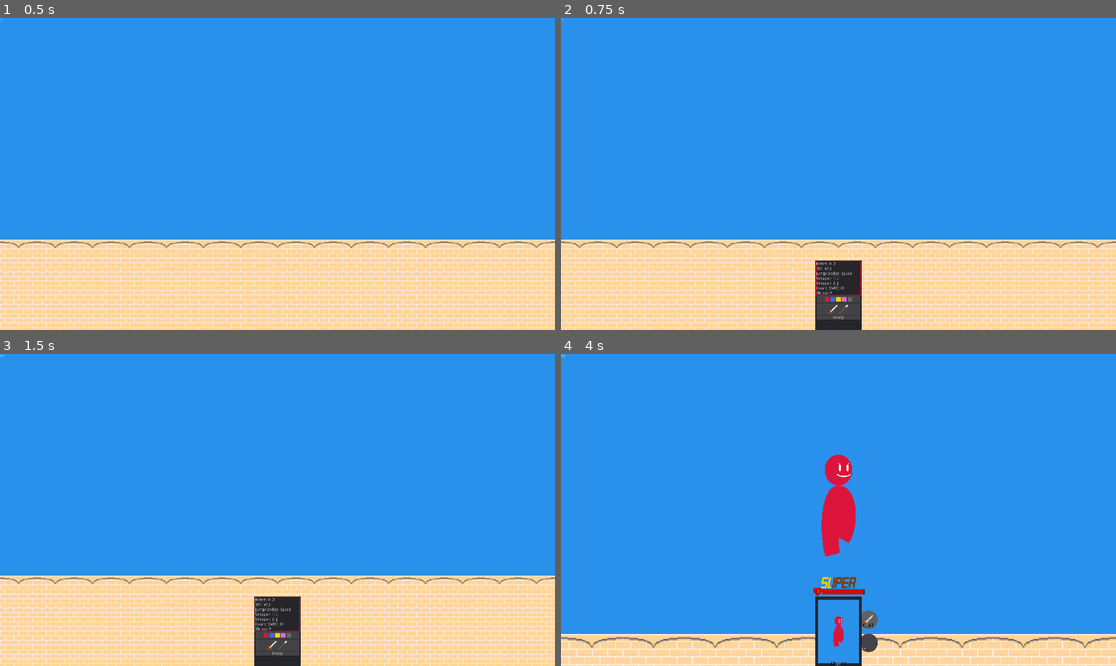
Above: before the commit, frames 1-4 (two rows, left to right).
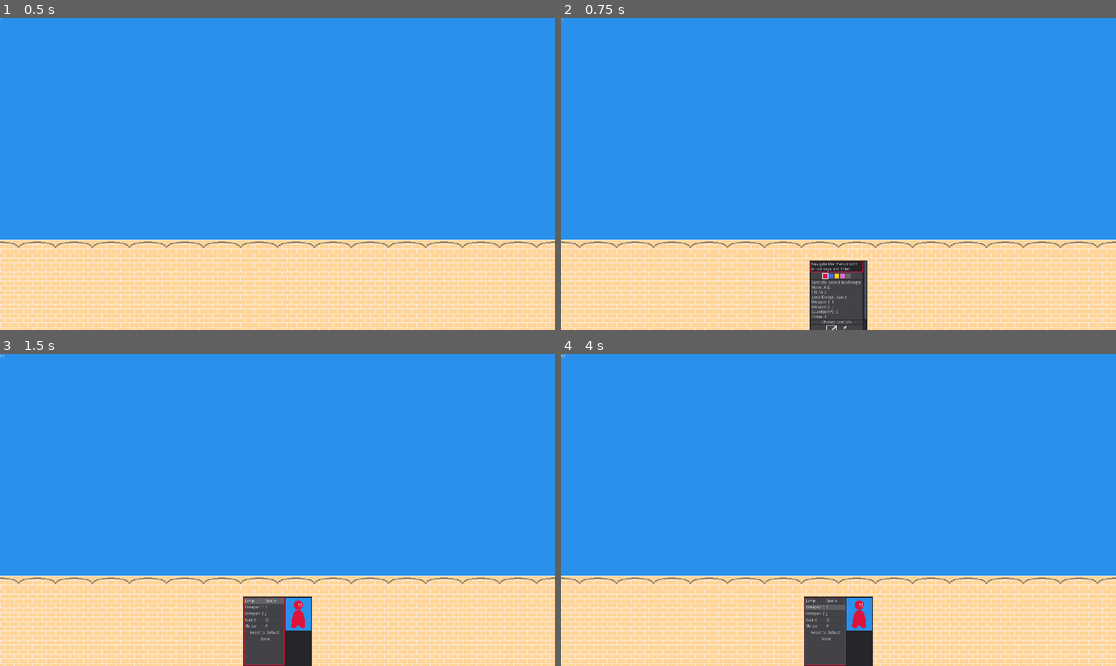
Above: after the commit, the same moments.

Repository: Essojadojef/offhand-champion
Game: Godot game, scene res://fight_gui.tscn
Two runs of this game, one before a commit and one after it. Both use one fixed random seed, a clock stepped at 60 frames per second and the inputs below. The engine's default icon, where the game draws it, is replaced by a stand-in: a white triangle on a blue panel in a dark square.
Inputs (mouse positions are in pixels of both pictures, inside the frame that each line leads up to):
- Up to frame 1 (0.5 s): no input
- Up to frame 2 (0.75 s): tap Enter at 0.5 s; move the mouse to (960, 158) at 0.52 s; hold Right (ui_right) from 0.53 s (still down); tap P at 0.6 s; click (960, 158) at 0.67 s
- Up to frame 3 (1.5 s): tap Space at 0.77 s; release Right (ui_right) at 1.25 s; click (277, 659) at 1.25 s, where only the run after the commit has a clickable "Change Controls"
- Up to frame 4 (4 s): click (838, 653) at 2 s, where only the run before the commit has a clickable "Ready"; move the mouse to (727, 525) at 2.77 s; hold Down (ui_down) 2.78-3.53 s; tap I at 2.85 s; tap Space at 3.02, 3.5 s; move the mouse to (894, 441) at 3.52 s; hold Right (ui_right) from 3.53 s (still down); tap J at 3.6 s

Frame 1 is identical in both runs. In frame 2, 1.5% of the frame differs, in the area x 44-56%, y 77-100%; in frame 3, 2.2%; in frame 4, 25%, in the area x 0-100%, y 32-100%.
Error before the commit: Attempt to call function 'get_child_count' in base 'null instance' on a null instance. (res://ui/h_selector.gd:37)

Commit message:
WIP Changes to player setup panel.
Changed the node structure. Added player settings.

Diff:
--- a/fight_gui.tscn
+++ b/fight_gui.tscn
@@ -15,6 +15,7 @@
 	setup_panel.connect(\"player_ready\", self, \"_on_player_ready\", [controller, setup_panel])
 
 	$PlayerPanels.add_child(setup_panel)
+	setup_panel.grab_controller_focus()
 
 func _on_player_ready(controller: Globals.Player, setup_panel: Control):
 
--- a/ui/player_setup_panel.tscn
+++ b/ui/player_setup_panel.tscn
@@ -1,6 +1,7 @@
-[gd_scene load_steps=9 format=2]
+[gd_scene load_steps=20 format=2]
 
 [ext_resource path="res://ui/h_selector.gd" type="Script" id=1]
+[ext_resource path="res://weapon_masters/player/player.tscn" type="PackedScene" id=2]
 
 [sub_resource type="GDScript" id=1]
 script/source = "extends Control
@@ -9,29 +10,86 @@
 
 var controller : Globals.Player
 
+
+func grab_controller_focus():
+	show_main()
+
+
+func _on_ColorSelection_value_changed(value):
+	controller.color = Globals.colors[value]
+
+func _on_Weapon1Selection_value_changed(value):
+	var container = $Main/Scroll/VBox/Weapon1Selection/HBox
+	var id = container.get_child(value).get_meta(\"id\")
+	controller.match_settings.weapon1 = id
+
+
+
+func _on_ReadyButton_pressed():
+	emit_signal(\"player_ready\")
+
+
+
+
+
+
+func _on_ChangeControls_pressed():
+	show_settings()
+
+func _on_Settings_done():
+	show_main()
+
+
+func show_main():
+	$Main.show()
+	$Settings.hide()
+
+	controller.focus = $Main/VBox.get_child(0)
+	controller.emit_signal(\"focus_changed\")
+
+func show_settings():
+	$Main.hide()
+	$Settings.show()
+
+	controller.focus = $Settings/Tree
+	controller.emit_signal(\"focus_changed\")
+"
+
+[sub_resource type="StyleBoxFlat" id=18]
+content_margin_left = 4.0
+content_margin_right = 4.0
+content_margin_top = 4.0
+content_margin_bottom = 4.0
+bg_color = Color( 0.145098, 0.145098, 0.164706, 1 )
+
+[sub_resource type="GDScript" id=3]
+script/source = "extends ScrollContainer
+
+onready var controller = get_parent().controller
+
 func _ready():
-	controller.focus = $Scroll/VBox.get_child(0)
-	controller.connect(\"focus_changed\", self, \"_on_focus_changed\")
+	controller.connect(\"focus_changed\", self, \"_on_focus_changed\", [], CONNECT_DEFERRED)
 
 	# display controls
-	$Scroll/VBox/Controls.text = (
+	$VBox/Controls.text = (
+		\"Controls (select to change)\\n\" +
 		\"Move: \" + get_directional_input_name(0) + \"\\n\" +
 		\"Tilt: \" + get_directional_input_name(1) + \"\\n\" +
-		\"Jump/Dodge: \" + list_buttons(controller.button_settings.jump) + \"\\n\" +
-		\"Weapon 1: \" + list_buttons(controller.button_settings.weapon_1) + \"\\n\" +
-		\"Weapon 2: \" + list_buttons(controller.button_settings.weapon_2) + \"\\n\" +
-		#\"Item: \" + list_buttons(controller.button_settings.item) + \"\\n\" +
-		\"Guard [WIP]: \" + list_buttons(controller.button_settings.guard) + \"\\n\" +
-		\"Throw: \" + list_buttons(controller.button_settings.throw))
+		\"Jump/Dodge: \" + controller.list_buttons(\"jump\") + \"\\n\" +
+		\"Weapon 1: \" + controller.list_buttons(\"weapon_1\") + \"\\n\" +
+		\"Weapon 2: \" + controller.list_buttons(\"weapon_2\") + \"\\n\" +
+		#\"Item: \" + controller.list_buttons(\"item\") + \"\\n\" +
+		\"Guard [WIP]: \" + controller.list_buttons(\"guard\") + \"\\n\" +
+		\"Throw: \" + controller.list_buttons(\"throw\"))
 
 	# color selection
 	for i in Globals.colors:
 		var node = ColorRect.new()
 		node.color = i
 		node.rect_min_size = Vector2(16, 16)
-		$Scroll/VBox/ColorSelection/HBox.add_child(node)
-
-	$Scroll/VBox/ColorSelection.value = Globals.colors.find(controller.color)
+		$VBox/ColorSelection/HBox.add_child(node)
+
+	$VBox/ColorSelection.value = Globals.colors.find(controller.color)
 
 	# weapon selection
 	var min_level = WeaponResource.Level.FLIMSY
@@ -46,111 +104,68 @@
 		node.texture = Globals.get_weapon(i).icon
 		node.rect_min_size = Vector2(16, 16)
 		node.set_meta(\"id\", i)
-		$Scroll/VBox/Weapon1Selection/HBox.add_child(node)
+		$VBox/Weapon1Selection/HBox.add_child(node)
 
 	controller.match_settings.weapon1 = \"sword\"
-
-func _on_focus_changed(new_focus: Control):
-	#$Scroll.set_v_scroll(new_focus.rect_position.y)
-	pass
-
-
 
 func get_directional_input_name(axis: int) -> String:
 	if controller.keyboard:
-		var settings = controller.button_settings
 		return \"%s %s\" % [
-			list_buttons(settings.left if axis == 0 else settings.up),
-			list_buttons(settings.right if axis == 0 else settings.down)]
+		controller.list_buttons(\"left\" if axis == 0 else \"up\"),
+		controller.list_buttons(\"right\" if axis == 0 else \"down\")]
 	else:
-		var settings = controller.stick_settings
-		match (settings.stick_x if axis == 0 else settings.stick_y):
-			JOY_ANALOG_LX: return \"Left Stick L/R\"
-			JOY_ANALOG_LY: return \"Left Stick U/D\"
-			JOY_ANALOG_RX: return \"Right Stick L/R\"
-			JOY_ANALOG_RY: return \"Right Stick U/D\"
-			JOY_ANALOG_L2: return \"Left Trigger\"
-			JOY_ANALOG_R2: return \"Right Trigger\"
-			_ : return \"?\"
-
-func list_buttons(array: Array):
-	if array.empty():
-		return \"None\"
-
-	var text = get_button_name(array[0])
-
-	for i in range(1, array.size()):
-		text += \"/\" + get_button_name(array[i])
-
-	return text
-
-func get_button_name(index: int) -> String:
-	if controller.keyboard:
-		return OS.get_scancode_string(index)
-
-	match index:
-		JOY_XBOX_B: return \"B\"
-		JOY_XBOX_A: return \"A\"
-		JOY_XBOX_X: return \"X\"
-		JOY_XBOX_Y: return \"Y\"
-		JOY_L: return \"LB\"
-		JOY_L2: return \"LT\"
-		JOY_L3: return \"Left Stick\"
-		JOY_R: return \"RB\"
-		JOY_R2: return \"RT\"
-		JOY_R3: return \"Right Stick\"
-		_ : return \"?\"
-
-func _on_ColorSelection_value_changed(value):
-	controller.color = Globals.colors[value]
-	$Scroll.update()
-
-func _on_Weapon1Selection_value_changed(value):
-	var container = $Scroll/VBox/Weapon1Selection/HBox
-	var id = container.get_child(value).get_meta(\"id\")
-	controller.match_settings.weapon1 = id
-
-
-
-func _on_ReadyButton_pressed():
-	emit_signal(\"player_ready\")
-
-
-
+		return controller.get_stick_axis_name(
+			controller.stick_settings.stick_x if axis == 0 else
+			controller.stick_settings.stick_y)
+
+
+
+func _on_focus_changed(new_focus: Control):
+	if is_a_parent_of(new_focus):
+		set_v_scroll(new_focus.rect_position.y - rect_size.y / 2)
 
 "
 
-[sub_resource type="GDScript" id=2]
-script/source = "extends ScrollContainer
+[sub_resource type="GDScript" id=4]
+script/source = "extends VBoxContainer
 
 func _ready():
-	#get_v_scrollbar().rect_min_size.x = 2
-	pass
+
+	#for i in get_child_count():
+	#	if i != 0:
+	#		var path = get_child(i).get_path_to(get_child(i - 1))
+	#		get_child(i).focus_neighbour_top = path
+	#
+	#	if i != get_child_count() -1:
+	#		var path = get_child(i).get_path_to(get_child(i + 1))
+	#		get_child(i).focus_neighbour_bottom = path
+
+	var nodes = get_children()
+	for i in range(-2, get_child_count() - 1):
+
+		var path = nodes[i].get_path_to(nodes[i - 1])
+		nodes[i].focus_neighbour_top = path
+
+		path = nodes[i].get_path_to(nodes[i + 1])
+		nodes[i].focus_neighbour_bottom = path
+
 "
 
-[sub_resource type="GDScript" id=3]
-script/source = "extends VBoxContainer
-
-func _ready():
-
-	for i in get_child_count():
-		if i != 0:
-			var path = get_child(i).get_path_to(get_child(i - 1))
-			get_child(i).focus_neighbour_top = path
-
-		if i != get_child_count() -1:
-			var path = get_child(i).get_path_to(get_child(i + 1))
-			get_child(i).focus_neighbour_bottom = path
-"
-
-[sub_resource type="StyleBoxFlat" id=4]
+[sub_resource type="StyleBoxFlat" id=17]
+content_margin_left = 2.0
+content_margin_right = 2.0
+content_margin_top = 2.0
+content_margin_bottom = 2.0
+bg_color = Color( 0.145098, 0.145098, 0.164706, 1 )
+
+[sub_resource type="StyleBoxFlat" id=8]
 content_margin_left = 2.0
 content_margin_right = 2.0
 content_margin_top = 2.0
 content_margin_bottom = 2.0
 bg_color = Color( 0.262745, 0.262745, 0.278431, 1 )
 
-[sub_resource type="StyleBoxFlat" id=5]
+[sub_resource type="StyleBoxFlat" id=9]
 bg_color = Color( 1, 1, 1, 1 )
 draw_center = false
 border_width_left = 2
@@ -163,11 +178,207 @@
 expand_margin_top = 2.0
 expand_margin_bottom = 2.0
 
+[sub_resource type="StyleBoxFlat" id=5]
+content_margin_left = 2.0
+content_margin_right = 2.0
+content_margin_top = 2.0
+content_margin_bottom = 2.0
+bg_color = Color( 0.262745, 0.262745, 0.278431, 1 )
+
 [sub_resource type="StyleBoxFlat" id=6]
 bg_color = Color( 0.6, 0.6, 0.6, 0.501961 )
 
 [sub_resource type="StyleBoxFlat" id=7]
 bg_color = Color( 0.6, 0.6, 0.6, 0.25098 )
+
+[sub_resource type="StyleBoxFlat" id=10]
+bg_color = Color( 0.145098, 0.145098, 0.164706, 1 )
+
+[sub_resource type="GDScript" id=11]
+script/source = "extends Control
+
+var controller
+
+signal done()
+
+func _enter_tree():
+	controller = get_parent().controller
+	$ViewportContainer/Viewport/Player.controller = controller
+	$Tree.connect(\"item_activated\", self, \"_on_item_activated\")
+
+	focus_mode = Control.FOCUS_ALL
+
+func _on_item_activated():
+	var selected_item = $Tree.get_selected()
+
+	if !(selected_item and selected_item.has_meta(\"function\")):
+		return
+
+	match selected_item.get_meta(\"function\"):
+		\"remove\":
+			var action = selected_item.get_meta(\"action\")
+			var button = selected_item.get_meta(\"button\")
+			controller.button_settings[action].erase(button)
+			$Tree.list_settings()
+
+		\"add\":
+			bind_input(selected_item.get_meta(\"action\"))
+
+		\"reset\":
+			pass
+		\"done\":
+			emit_signal(\"done\")
+
+
+func bind_input(action):
+	$Label.text = (
+		\"Press the button you want to bind to %s\" % action.capitalize())
+	$Label.show()
+	controller.focus = $Label
+
+	grab_focus()
+
+	while true:
+		var input_event = yield(self, \"gui_input\")
+
+		print(input_event)
+
+		if !input_event.pressed or input_event.echo:
+			continue
+
+		if controller.keyboard and input_event is InputEventKey:
+			controller.button_settings[action].append(input_event.scancode)
+			accept_event()
+			break
+
+		if !controller.keyboard and !(input_event is InputEventJoypadButton):
+			controller.button_settings[action].append(input_event.button_index)
+			accept_event()
+			break
+
+
+	$Label.hide()
+	controller.focus = $Tree
+
+	release_focus()
+
+	$Tree.list_settings()
+
+"
+
+[sub_resource type="StyleBoxFlat" id=12]
+bg_color = Color( 0.380392, 0.380392, 0.392157, 1 )
+
+[sub_resource type="StyleBoxFlat" id=16]
+bg_color = Color( 0.262745, 0.262745, 0.278431, 1 )
+
+[sub_resource type="GDScript" id=13]
+script/source = "extends Tree
+
+func _ready():
+	list_settings()
+
+func list_settings():
+	var controller = get_parent().controller
+	clear()
+
+	var root = create_item()
+
+	for action in [\"jump\", \"weapon_1\", \"weapon_2\", \"guard\", \"throw\"]:
+		var item = create_item(root)
+		item.collapsed = true
+
+		item.set_text(0, action.capitalize())
+		var buttons = \"\"
+
+		for button in controller.button_settings[action]:
+			var remove = create_item(item)
+			var button_name = OS.get_scancode_string(button)
+			buttons += button_name + \"/\"
+
+			remove.set_text(0, button_name)
+			remove.set_text(1, \"Remove\")
+
+			remove.set_meta(\"function\", \"remove\")
+			remove.set_meta(\"action\", action)
+			remove.set_meta(\"button\", button)
+
+
+		buttons = buttons.left(buttons.length() - 1)
+		item.set_text(1, buttons)
+
+		var add = create_item(item)
+		add.set_meta(\"function\", \"add\")
+		add.set_meta(\"action\", action)
+		add.set_text(1, \"Add\")
+
+	var item = create_item(root)
+	item.set_text(0, \"Reset to Default\")
+	item.set_meta(\"function\", \"reset\")
+	item.set_expand_right(0, true)
+	item.set_text_align(0, TreeItem.ALIGN_CENTER)
+
+	item = create_item(root)
+	item.set_text(0, \"Done\")
+	item.set_meta(\"function\", \"done\")
+	item.set_expand_right(0, true)
+	item.set_text_align(0, TreeItem.ALIGN_CENTER)
+
+	get_root().get_children().select(1)
+
+
+
+func _gui_input(event):
+	if !event.is_pressed():
+		return
+	var new_selected_item : TreeItem
+
+	if event.is_action(\"ui_accept\"):
+		if get_selected().collapsed:
+			get_selected().collapsed = false
+			new_selected_item = get_selected().get_children()
+
+		else:
+			emit_signal(\"item_activated\")
+
+
+		accept_event()
+
+	if event.is_action(\"ui_up\"):
+		new_selected_item = get_selected().get_prev()
+		if !new_selected_item:
+			new_selected_item = get_selected().get_parent()
+
+		accept_event()
+
+	if event.is_action(\"ui_down\"):
+		new_selected_item = get_selected().get_next()
+		if !new_selected_item:
+			new_selected_item = get_selected().get_parent()
+
+		accept_event()
+
+
+	if new_selected_item == get_root():
+		return
+
+	if new_selected_item == get_selected().get_parent():
+		new_selected_item.collapsed = true
+		ensure_cursor_is_visible()
+
+		if event.is_action(\"ui_down\"):
+			new_selected_item.get_next().select(0)
+
+	elif new_selected_item:
+		new_selected_item.select(0)
+		ensure_cursor_is_visible()
+
+"
+
+[sub_resource type="LineShape2D" id=14]
+
+[sub_resource type="StyleBoxFlat" id=15]
+bg_color = Color( 0.145098, 0.145098, 0.164706, 1 )
 
 [node name="Control" type="Control"]
 anchor_top = 1.0
@@ -179,74 +390,53 @@
 "_edit_use_anchors_": false
 }
 
-[node name="Panel" type="Panel" parent="."]
+[node name="Main" type="ScrollContainer" parent="."]
 anchor_left = 0.5
 anchor_top = 1.0
 anchor_right = 0.5
 anchor_bottom = 1.0
-margin_left = -80.0
+margin_left = -100.0
 margin_top = -240.0
-margin_right = 80.0
-__meta__ = {
-"_edit_use_anchors_": false
-}
-
-[node name="Label" type="Label" parent="."]
-visible = false
-anchor_left = 0.5
-anchor_top = 1.0
-anchor_right = 0.5
-anchor_bottom = 1.0
-margin_left = -80.0
-margin_top = -256.0
-margin_right = 80.0
-margin_bottom = -242.0
-custom_colors/font_color_shadow = Color( 0, 0, 0, 1 )
-custom_constants/shadow_as_outline = 1
-text = "Player 1"
-align = 1
-__meta__ = {
-"_edit_use_anchors_": false
-}
-
-[node name="Scroll" type="ScrollContainer" parent="."]
-anchor_left = 0.5
-anchor_top = 1.0
-anchor_right = 0.5
-anchor_bottom = 1.0
-margin_left = -76.0
-margin_top = -236.0
-margin_right = 76.0
-margin_bottom = -4.0
+margin_right = 100.0
+custom_styles/bg = SubResource( 18 )
 scroll_horizontal_enabled = false
-script = SubResource( 2 )
-__meta__ = {
-"_edit_use_anchors_": false
-}
-
-[node name="VBox" type="VBoxContainer" parent="Scroll"]
-margin_right = 152.0
-margin_bottom = 98.0
+script = SubResource( 3 )
+__meta__ = {
+"_edit_use_anchors_": false
+}
+
+[node name="VBox" type="VBoxContainer" parent="Main"]
+margin_left = 4.0
+margin_top = 4.0
+margin_right = 196.0
+margin_bottom = 159.0
 size_flags_horizontal = 3
 custom_constants/separation = 2
-script = SubResource( 3 )
-
-[node name="Controls" type="Label" parent="Scroll/VBox"]
-margin_right = 152.0
-margin_bottom = 14.0
-
-[node name="ColorSelection" type="Control" parent="Scroll/VBox"]
-margin_top = 16.0
-margin_right = 152.0
-margin_bottom = 40.0
+script = SubResource( 4 )
+
+[node name="MenuControls" type="Label" parent="Main/VBox"]
+margin_right = 192.0
+margin_bottom = 35.0
+custom_styles/normal = SubResource( 17 )
+text = "Navigate the menus with Arrow keys and Enter"
+autowrap = true
+__meta__ = {
+"_edit_use_anchors_": false
+}
+
+[node name="ColorSelection" type="Control" parent="Main/VBox"]
+margin_top = 37.0
+margin_right = 192.0
+margin_bottom = 61.0
 rect_min_size = Vector2( 0, 24 )
 script = ExtResource( 1 )
 wrap_around = true
 display_text = 0
-bg_stylebox = SubResource( 4 )
-selected_stylebox = SubResource( 5 )
-
-[node name="HBox" type="HBoxContainer" parent="Scroll/VBox/ColorSelection"]
+container = NodePath("HBox")
+bg_stylebox = SubResource( 8 )
+selected_stylebox = SubResource( 9 )
+
+[node name="HBox" type="HBoxContainer" parent="Main/VBox/ColorSelection"]
 anchor_right = 1.0
 margin_left = 4.0
 margin_top = 4.0
@@ -258,19 +448,39 @@
 "_edit_use_anchors_": false
 }
 
-[node name="Weapon1Selection" type="Control" parent="Scroll/VBox"]
-margin_top = 42.0
-margin_right = 152.0
-margin_bottom = 82.0
+[node name="Controls" type="Label" parent="Main/VBox"]
+margin_top = 63.0
+margin_right = 192.0
+margin_bottom = 81.0
+custom_styles/normal = SubResource( 5 )
+
+[node name="ChangeControls" type="Button" parent="Main/VBox"]
+margin_top = 83.0
+margin_right = 192.0
+margin_bottom = 97.0
+custom_styles/pressed = SubResource( 6 )
+custom_styles/normal = SubResource( 7 )
+text = "Change Controls"
+__meta__ = {
+"_edit_use_anchors_": false
+}
+
+[node name="Weapon1Selection" type="Control" parent="Main/VBox"]
+margin_top = 99.0
+margin_right = 192.0
+margin_bottom = 139.0
 rect_min_size = Vector2( 0, 40 )
 focus_neighbour_top = NodePath("../ReadyButton")
 script = ExtResource( 1 )
 wrap_around = true
-display_text = 0
-bg_stylebox = SubResource( 4 )
-selected_stylebox = SubResource( 5 )
-
-[node name="HBox" type="HBoxContainer" parent="Scroll/VBox/Weapon1Selection"]
+display_text = 2
+text_valign = 2
+container = NodePath("HBox")
+label = NodePath("Label")
+bg_stylebox = SubResource( 8 )
+selected_stylebox = SubResource( 9 )
+
+[node name="HBox" type="HBoxContainer" parent="Main/VBox/Weapon1Selection"]
 anchor_right = 1.0
 margin_left = 4.0
 margin_top = 4.0
@@ -282,10 +492,25 @@
 "_edit_use_anchors_": false
 }
 
-[node name="ReadyButton" type="Button" parent="Scroll/VBox"]
-margin_top = 84.0
-margin_right = 152.0
-margin_bottom = 98.0
+[node name="Label" type="Label" parent="Main/VBox/Weapon1Selection"]
+visible = false
+anchor_top = 1.0
+anchor_right = 1.0
+anchor_bottom = 1.0
+margin_top = -14.0
+custom_colors/font_color_shadow = Color( 0, 0, 0, 1 )
+custom_constants/shadow_as_outline = 1
+text = "Weapon"
+align = 1
+clip_text = true
+__meta__ = {
+"_edit_use_anchors_": false
+}
+
+[node name="ReadyButton" type="Button" parent="Main/VBox"]
+margin_top = 141.0
+margin_right = 192.0
+margin_bottom = 155.0
 focus_mode = 0
 custom_styles/pressed = SubResource( 6 )
 custom_styles/normal = SubResource( 7 )
@@ -293,6 +518,97 @@
 __meta__ = {
 "_edit_use_anchors_": false
 }
-[connection signal="value_changed" from="Scroll/VBox/ColorSelection" to="." method="_on_ColorSelection_value_changed"]
-[connection signal="value_changed" from="Scroll/VBox/Weapon1Selection" to="." method="_on_Weapon1Selection_value_changed"]
-[connection signal="pressed" from="Scroll/VBox/ReadyButton" to="." method="_on_ReadyButton_pressed"]
+
+[node name="Settings" type="Panel" parent="."]
+visible = false
+anchor_left = 0.5
+anchor_top = 1.0
+anchor_right = 0.5
+anchor_bottom = 1.0
+margin_left = -120.0
+margin_top = -240.0
+margin_right = 120.0
+custom_styles/panel = SubResource( 10 )
+script = SubResource( 11 )
+__meta__ = {
+"_edit_use_anchors_": false
+}
+
+[node name="Tree" type="Tree" parent="Settings"]
+anchor_left = 0.5
+anchor_top = 1.0
+anchor_right = 0.5
+anchor_bottom = 1.0
+margin_left = -116.0
+margin_top = -236.0
+margin_right = 24.0
+margin_bottom = -4.0
+focus_neighbour_bottom = NodePath("../Confirm")
+size_flags_horizontal = 3
+size_flags_vertical = 3
+custom_styles/selected = SubResource( 12 )
+custom_styles/bg = SubResource( 16 )
+custom_colors/font_color = Color( 1, 1, 1, 1 )
+columns = 2
+hide_folding = true
+hide_root = true
+select_mode = 1
+script = SubResource( 13 )
+__meta__ = {
+"_edit_use_anchors_": false
+}
+
+[node name="ViewportContainer" type="ViewportContainer" parent="Settings"]
+anchor_left = 0.5
+anchor_top = 1.0
+anchor_right = 0.5
+anchor_bottom = 1.0
+margin_left = 28.0
+margin_top = -236.0
+margin_right = 116.0
+margin_bottom = -122.0
+stretch = true
+__meta__ = {
+"_edit_use_anchors_": false
+}
+
+[node name="Viewport" type="Viewport" parent="Settings/ViewportContainer"]
+size = Vector2( 88, 114 )
+own_world = true
+handle_input_locally = false
+render_target_update_mode = 0
+
+[node name="Player" parent="Settings/ViewportContainer/Viewport" instance=ExtResource( 2 )]
+
+[node name="Camera2D" type="Camera2D" parent="Settings/ViewportContainer/Viewport/Player"]
+current = true
+
+[node name="StaticBody2D" type="StaticBody2D" parent="Settings/ViewportContainer/Viewport"]
+
+[node name="CollisionShape2D" type="CollisionShape2D" parent="Settings/ViewportContainer/Viewport/StaticBody2D"]
+position = Vector2( 0, 64 )
+shape = SubResource( 14 )
+
+[node name="Label" type="Label" parent="Settings"]
+visible = false
+anchor_left = 0.5
+anchor_top = 0.5
+anchor_right = 0.5
+anchor_bottom = 0.5
+margin_left = -60.0
+margin_top = -60.0
+margin_right = 60.0
+margin_bottom = 60.0
+custom_styles/normal = SubResource( 15 )
+text = "Press the button you want to bind to "
+align = 1
+valign = 1
+autowrap = true
+__meta__ = {
+"_edit_use_anchors_": false
+}
+[connection signal="value_changed" from="Main/VBox/ColorSelection" to="." method="_on_ColorSelection_value_changed"]
+[connection signal="pressed" from="Main/VBox/ChangeControls" to="." method="_on_ChangeControls_pressed"]
+[connection signal="value_changed" from="Main/VBox/Weapon1Selection" to="." method="_on_Weapon1Selection_value_changed"]
+[connection signal="pressed" from="Main/VBox/ReadyButton" to="." method="_on_ReadyButton_pressed"]
+[connection signal="done" from="Settings" to="." method="_on_Settings_done"]
